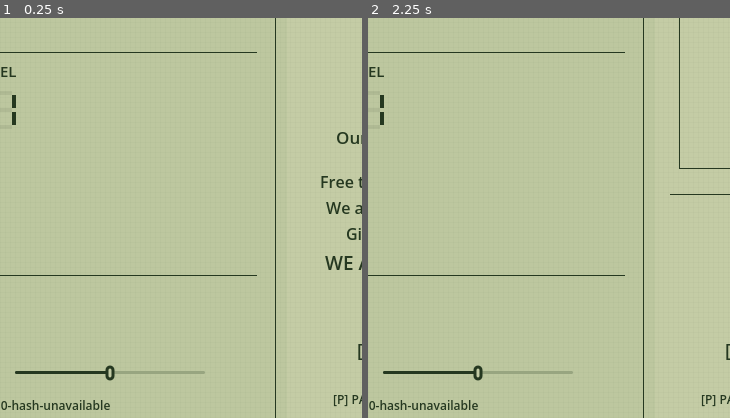
Above: before the commit, frames 1-2 (left to right).
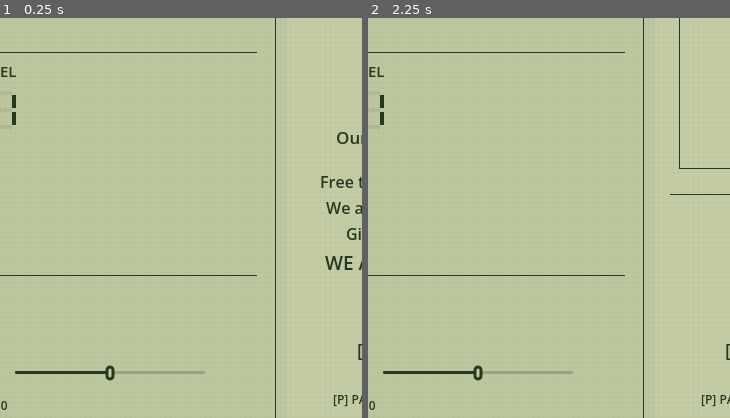
Above: after the commit, the same moments.

Repository: barmassimo/pocket-invasion
Game: Godot game, scene res://scenes/main.tscn
Same seed, same stepped clock (60 frames per second), same inputs: the game is played once before the commit and once after it.
Inputs (mouse positions are % of the whole screen's width and height, from its top left):
- Up to frame 1 (0.25 s): no input
- Up to frame 2 (2.25 s): click "<" at 0.5 s; click (66, 83) at 1.27 s; click (69, 83) at 2.02 s
The pictures show only the part of the screen within x 10-60%, y 46-96%; the shares and areas given below are measured in that part.

The runs differ from the first frame. In frame 1, 0.3% of the frame differs, in the area x 2-31%, y 95-98%; in frame 2, 0.3%.

Commit message:
Show version alone when build source identity is unavailable

Diff:
--- a/game/scripts/build_info.gd
+++ b/game/scripts/build_info.gd
@@ -47,5 +47,5 @@
 static func label(info: Dictionary) -> String:
 	var identity: Dictionary = validated(info)
 	if identity.is_empty():
-		return "v%s-hash-unavailable" % version()
+		return "v%s" % version()
 	return "v%s-%s%s" % [version(), str(identity["commit"]).left(7), "-modified" if identity["modified"] else ""]
--- a/game/scripts/checks.gd
+++ b/game/scripts/checks.gd
@@ -167,7 +167,8 @@
 	var dirty_identity: Dictionary = clean_identity.duplicate()
 	dirty_identity["modified"] = true
 	check(Info.label(dirty_identity) == "v%s-aaaaaaa-modified" % Info.version(), "Development identity marks local modifications")
-	check(Info.label({}) == "v%s-hash-unavailable" % Info.version(), "Missing provenance never claims a clean hash")
+	check(Info.label({}) == "v%s" % Info.version(), "Missing provenance shows the application version alone")
+	check(Info.source_identity(ProjectSettings.globalize_path("res://assets")).is_empty(), "A source directory without its own repository cannot inherit an enclosing Git identity")
 	var invalid_identity: Dictionary = clean_identity.duplicate()
 	invalid_identity["version"] = "stale-version"
 	check(Info.validated(invalid_identity).is_empty(), "Snapshots from another application version are rejected")
Not shown, changed: AGENTS.md
Not shown, changed: docs/CHANGELOG.md
